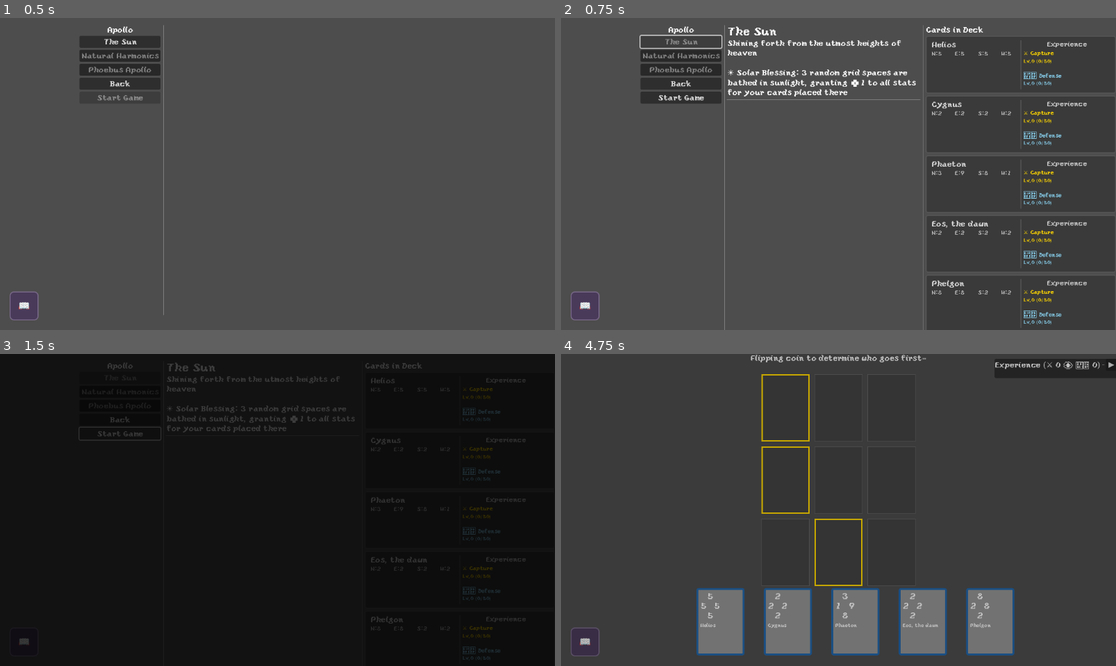
Above: before the commit, frames 1-4 (two rows, left to right).
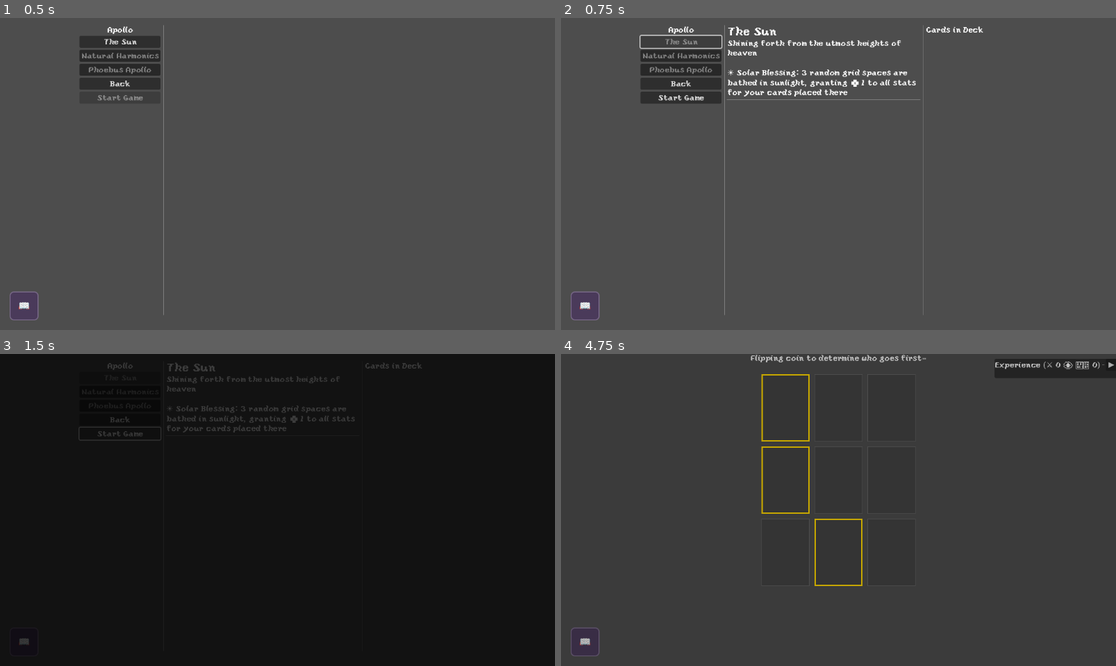
Above: after the commit, the same moments.

Repository: leslieharding/Mnemosyne
Game: Godot game, scene res://Scenes/Apollo.tscn
Same seed, same stepped clock (60 frames per second), same inputs: the game is played once before the commit and once after it. This scene is started directly instead of the project's main scene.
Inputs (mouse positions are in pixels of both pictures, inside the frame that each line leads up to):
- Up to frame 1 (0.5 s): no input
- Up to frame 2 (0.75 s): click "The Sun" at 0.5 s
- Up to frame 3 (1.5 s): click "Start Game" at 1.25 s
- Up to frame 4 (4.75 s): tap Enter (ui_accept) at 2, 2.27 s; move the mouse to (960, 494) at 2.02 s; hold Right (ui_right) 2.03-2.75 s; click (960, 494) at 2.17 s; click "▶" at 2.75 s; click "▼" at 3.5 s; click "Battle Shadow Acolyte" at 4.25 s

Frame 1 is identical in both runs. In frame 2, 1.7% of the frame differs, in the area x 29-95%, y 7-100%; in frame 3, 0.5%; in frame 4, 9.4%, in the area x 24-82%, y 75-97%.
Error after the commit: Parse Error: Class "CardResource" hides a global script class. (res://Resources/Collections/Apollo.tres::GDScript_e1acv:2)

Commit message:
bad changes

Diff:
--- a/Resources/Collections/Apollo.tres
+++ b/Resources/Collections/Apollo.tres
@@ -1,6 +1,5 @@
 [gd_resource type="Resource" script_class="GodCardCollection" load_steps=34 format=3 uid="uid://b1qqsnldvvxvp"]
 
-[ext_resource type="Script" uid="uid://lhqcxql28o5c" path="res://Resources/card_resource.gd" id="1_vqrrp"]
 [ext_resource type="Script" uid="uid://bx8x0dmil6800" path="res://Resources/card_ability.gd" id="2_cm1c1"]
 [ext_resource type="Script" uid="uid://c4u8pww3jsm12" path="res://Resources/deck_definition.gd" id="2_w7xgs"]
 [ext_resource type="Script" uid="uid://bdwr18g3ouvfo" path="res://Resources/god_card_collection.gd" id="3_cm1c1"]
@@ -10,6 +9,89 @@
 [ext_resource type="Script" uid="uid://d1cwgpmvptcjn" path="res://Resources/Abilities/passive_boost_ability.gd" id="6_e1acv"]
 [ext_resource type="Script" uid="uid://43v8bwokc47i" path="res://Resources/Abilities/extended_range_ability.gd" id="7_ej0q7"]
 
+[sub_resource type="GDScript" id="GDScript_e1acv"]
+script/source = "# res://Resources/card_resource.gd
+class_name CardResource
+extends Resource
+
+# Inner class for level data (no class_name declaration)
+class LevelData extends Resource:
+	@export var level: int = 1
+	@export var values: Array[int] = [1, 1, 1, 1]  # [Up, Right, Down, Left]
+	@export var abilities: Array[CardAbility] = []
+	@export_multiline var description: String = \"\"  # Level-specific description if needed
+
+# Main CardResource fields
+@export var card_name: String
+@export var card_texture: Texture2D
+
+# Legacy fields (for backward compatibility)
+@export var values: Array[int] = [1, 1, 1, 1]  # [Up, Right, Down, Left]
+@export_multiline var description: String = \"\"
+@export var abilities: Array[CardAbility] = []
+
+# NEW: Level progression data
+@export var level_data: Array[LevelData] = []
+@export var uses_level_progression: bool = false
+
+# Get data for specific level
+func get_level_data(level: int) -> LevelData:
+	if not uses_level_progression or level_data.is_empty():
+		# Fallback to legacy data
+		var fallback = LevelData.new()
+		fallback.level = level
+		fallback.values = values.duplicate()
+		fallback.abilities = abilities.duplicate()
+		fallback.description = description
+		return fallback
+
+	# Find exact level match
+	for data in level_data:
+		if data.level == level:
+			return data
+
+	# If no exact match, return highest available level <= requested level
+	var best_match: LevelData = null
+	for data in level_data:
+		if data.level <= level:
+			if not best_match or data.level > best_match.level:
+				best_match = data
+
+	return best_match if best_match else level_data[0]
+
+# Convenience methods
+func get_effective_values(level: int) -> Array[int]:
+	return get_level_data(level).values.duplicate()
+
+func get_effective_abilities(level: int) -> Array[CardAbility]:
+	return get_level_data(level).abilities.duplicate()
+
+func get_effective_description(level: int) -> String:
+	var level_desc = get_level_data(level).description
+	return level_desc if level_desc != \"\" else description
+
+# Check if card has abilities of a specific type at a given level
+func has_ability_type(trigger_type: CardAbility.TriggerType, level: int) -> bool:
+	var abilities = get_effective_abilities(level)
+	for ability in abilities:
+		if ability and ability.trigger_condition == trigger_type:
+			return true
+	return false
+
+# Get all available abilities for a specific level
+func get_available_abilities(level: int) -> Array[CardAbility]:
+	return get_effective_abilities(level)
+
+# Execute abilities of a specific type
+func execute_abilities(trigger_type: CardAbility.TriggerType, context: Dictionary, level: int):
+	var abilities = get_effective_abilities(level)
+	for ability in abilities:
+		if ability and ability.trigger_condition == trigger_type:
+			if ability.can_execute(context):
+				ability.execute(context)
+				print(\"Executed ability: \", ability.ability_name)
+"
+
 [sub_resource type="Resource" id="Resource_sfw3d"]
 script = ExtResource("3_dwe15")
 boost_amount = 1
@@ -22,13 +104,13 @@
 [sub_resource type="GDScript" id="GDScript_ej0q7"]
 
 [sub_resource type="Resource" id="Resource_vqrrp"]
-script = ExtResource("1_vqrrp")
+script = SubResource("GDScript_e1acv")
 card_name = "Helios"
 values = Array[int]([5, 5, 5, 5])
 description = "The sun titan arrives"
 abilities = Array[ExtResource("2_cm1c1")]([SubResource("Resource_sfw3d")])
-level_data = Array[SubResource("GDScript_ej0q7")]([])
-uses_level_progression = false
+level_data = Array[SubResource("GDScript_ej0q7")]([null, null, null])
+uses_level_progression = true
 metadata/_custom_type_script = "uid://lhqcxql28o5c"
 
 [sub_resource type="Resource" id="Resource_bj61k"]
@@ -40,7 +122,7 @@
 metadata/_custom_type_script = "uid://dgsvwgjhs2vju"
 
 [sub_resource type="Resource" id="Resource_w7xgs"]
-script = ExtResource("1_vqrrp")
+script = SubResource("GDScript_e1acv")
 card_name = "Cygnus"
 values = Array[int]([2, 2, 2, 2])
 description = "Oh Phaeton, don't listen to him!"
@@ -58,7 +140,7 @@
 metadata/_custom_type_script = "uid://b72irnrav5w53"
 
 [sub_resource type="Resource" id="Resource_cm1c1"]
-script = ExtResource("1_vqrrp")
+script = SubResource("GDScript_e1acv")
 card_name = "Phaeton"
 values = Array[int]([3, 9, 8, 1])
 description = "You just cant give Epiphus the satisfaction"
@@ -77,7 +159,7 @@
 metadata/_custom_type_script = "uid://d1cwgpmvptcjn"
 
 [sub_resource type="Resource" id="Resource_dwe15"]
-script = ExtResource("1_vqrrp")
+script = SubResource("GDScript_e1acv")
 card_name = "Eos, the dawn"
 values = Array[int]([2, 2, 2, 2])
 description = "Welcome to a new day"
@@ -95,7 +177,7 @@
 metadata/_custom_type_script = "uid://43v8bwokc47i"
 
 [sub_resource type="Resource" id="Resource_ooqpa"]
-script = ExtResource("1_vqrrp")
+script = SubResource("GDScript_e1acv")
 card_name = "Phelgon"
 values = Array[int]([8, 8, 2, 2])
 description = "Look at my horse"
@@ -105,7 +187,7 @@
 metadata/_custom_type_script = "uid://lhqcxql28o5c"
 
 [sub_resource type="Resource" id="Resource_e1acv"]
-script = ExtResource("1_vqrrp")
+script = SubResource("GDScript_e1acv")
 card_name = "The Lyre"
 values = Array[int]([5, 5, 5, 5])
 description = "Heavenly music "
@@ -115,7 +197,7 @@
 metadata/_custom_type_script = "uid://lhqcxql28o5c"
 
 [sub_resource type="Resource" id="Resource_ej0q7"]
-script = ExtResource("1_vqrrp")
+script = SubResource("GDScript_e1acv")
 card_name = "Orpheus"
 values = Array[int]([6, 7, 6, 7])
 description = "The sweetest voice yet alive"
@@ -125,7 +207,7 @@
 metadata/_custom_type_script = "uid://lhqcxql28o5c"
 
 [sub_resource type="Resource" id="Resource_gowu1"]
-script = ExtResource("1_vqrrp")
+script = SubResource("GDScript_e1acv")
 card_name = "Marceius "
 values = Array[int]([8, 2, 8, 2])
 description = "Sometimes you think you got this, reality is often cruel"
@@ -135,7 +217,7 @@
 metadata/_custom_type_script = "uid://lhqcxql28o5c"
 
 [sub_resource type="Resource" id="Resource_p7jhq"]
-script = ExtResource("1_vqrrp")
+script = SubResource("GDScript_e1acv")
 card_name = "Euridyce"
 values = Array[int]([6, 4, 4, 8])
 description = "Love you would go all the way to hell for"
@@ -145,7 +227,7 @@
 metadata/_custom_type_script = "uid://lhqcxql28o5c"
 
 [sub_resource type="Resource" id="Resource_2h7tk"]
-script = ExtResource("1_vqrrp")
+script = SubResource("GDScript_e1acv")
 card_name = "Calliope"
 values = Array[int]([7, 7, 8, 8])
 description = "From when all lovely voices spring"
@@ -155,7 +237,7 @@
 metadata/_custom_type_script = "uid://lhqcxql28o5c"
 
 [sub_resource type="Resource" id="Resource_bufwg"]
-script = ExtResource("1_vqrrp")
+script = SubResource("GDScript_e1acv")
 card_name = "Delphic Oracle"
 values = Array[int]([3, 3, 3, 3])
 description = "The power and curse of knowing"
@@ -165,7 +247,7 @@
 metadata/_custom_type_script = "uid://lhqcxql28o5c"
 
 [sub_resource type="Resource" id="Resource_ca26u"]
-script = ExtResource("1_vqrrp")
+script = SubResource("GDScript_e1acv")
 card_name = "Cassandra"
 values = Array[int]([5, 5, 5, 5])
 description = "You wont listen"
@@ -175,7 +257,7 @@
 metadata/_custom_type_script = "uid://lhqcxql28o5c"
 
 [sub_resource type="Resource" id="Resource_qbbw0"]
-script = ExtResource("1_vqrrp")
+script = SubResource("GDScript_e1acv")
 card_name = "Tiresias"
 values = Array[int]([4, 8, 8, 4])
 description = "He may be blind but it is you who cannot see"
@@ -185,7 +267,7 @@
 metadata/_custom_type_script = "uid://lhqcxql28o5c"
 
 [sub_resource type="Resource" id="Resource_xjxyc"]
-script = ExtResource("1_vqrrp")
+script = SubResource("GDScript_e1acv")
 card_name = "Calchas"
 values = Array[int]([2, 6, 8, 4])
 description = "Let the man speak his mind, even if its not what you want to hear"
@@ -195,7 +277,7 @@
 metadata/_custom_type_script = "uid://lhqcxql28o5c"
 
 [sub_resource type="Resource" id="Resource_b0n1o"]
-script = ExtResource("1_vqrrp")
+script = SubResource("GDScript_e1acv")
 card_name = "The Fates"
 values = Array[int]([8, 9, 8, 6])
 description = "Lets no pretend you have any control over what they are doing"
@@ -243,6 +325,6 @@
 [resource]
 script = ExtResource("3_cm1c1")
 god_name = "Apollo"
-cards = Array[ExtResource("1_vqrrp")]([SubResource("Resource_vqrrp"), SubR …(430 unchanged characters)…
+cards = Array[SubResource("GDScript_e1acv")]([SubResource("Resource_vqrrp"), SubR …(430 unchanged characters)…
 decks = Array[ExtResource("2_w7xgs")]([SubResource("Resource_tn03x"), SubResource("Resource_cknfu"), SubResource("Resource_tpnlu")])
 metadata/_custom_type_script = "uid://bdwr18g3ouvfo"
--- a/Resources/card_resource.gd
+++ b/Resources/card_resource.gd
@@ -1,13 +1,6 @@
 # res://Resources/card_resource.gd
 class_name CardResource
 extends Resource
-
-# Inner class for level data (no class_name declaration)
-class LevelData extends Resource:
-	@export var level: int = 1
-	@export var values: Array[int] = [1, 1, 1, 1]  # [Up, Right, Down, Left]
-	@export var abilities: Array[CardAbility] = []
-	@export_multiline var description: String = ""  # Level-specific description if needed
 
 # Main CardResource fields
 @export var card_name: String
--- /dev/null
+++ b/Resources/level_data.gd
@@ -0,0 +1,8 @@
+# res://Resources/level_data.gd
+class_name LevelData
+extends Resource
+
+@export var level: int = 1
+@export var values: Array[int] = [1, 1, 1, 1]
+@export var abilities: Array[CardAbility] = []
+@export_multiline var description: String = ""
Not shown, added: Resources/level_data.gd.uid
